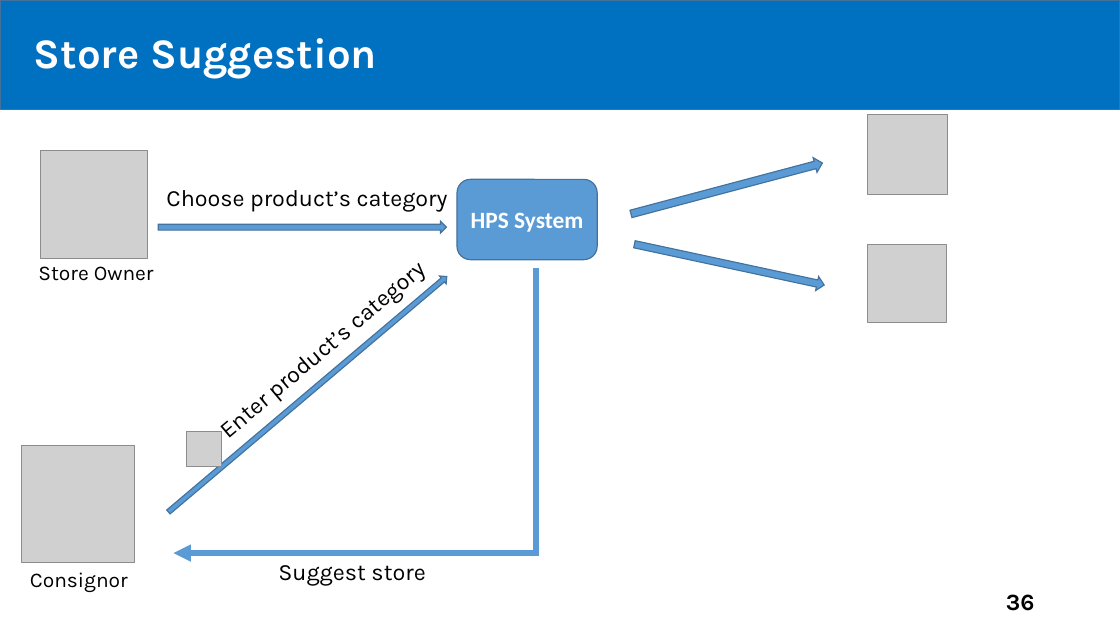
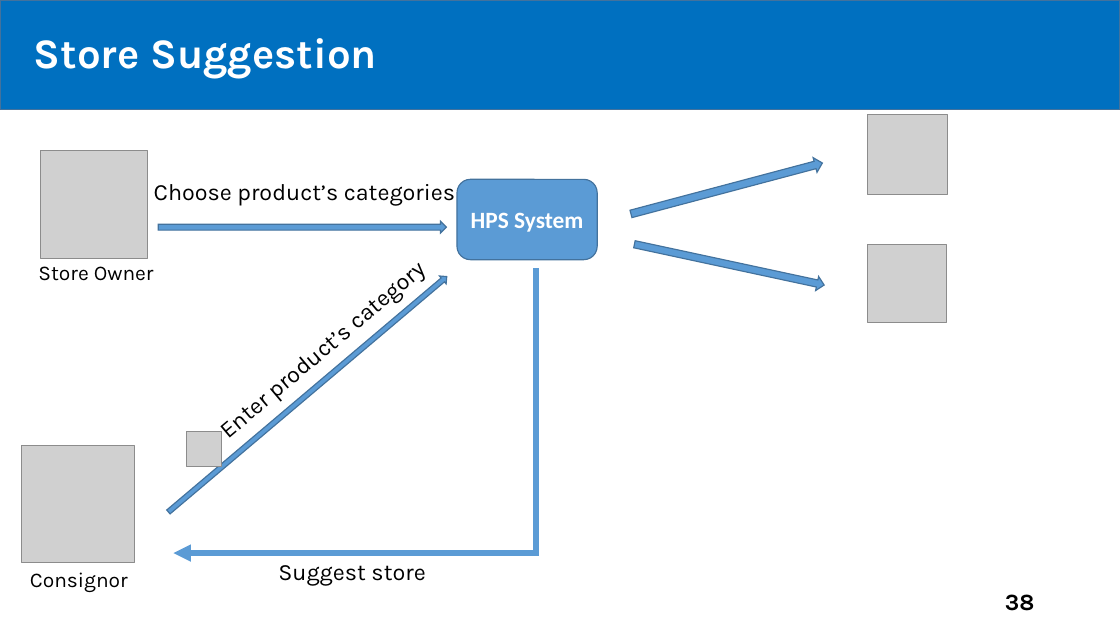
Before and after one commit to tiendan3108/CP, a slide deck: slide 38 of Source/Presentation/PreFinalPresentation.pptx (slide 36 before the commit). Drawn at 1120x630 pixels with LibreOffice and Linux fonts; fonts in the diff are those of the drawing; grey boxes stand for pictures. Boxes give left, top, right and bottom in pixels: in the first picture for what was removed or moved away, otherwise in the second. Text is boxed around its words. In the diff, an @@ line names an element or a change of style, - is before the commit and + after.

```diff
--- a/Source/Presentation/PreFinalPresentation.pptx
+++ b/Source/Presentation/PreFinalPresentation.pptx
@@ text at [154, 184, 455, 206]: text changed @@
-Choose product’s category
+Choose product’s categories
@@ page number at [1005, 594, 1035, 611]: text changed @@
-36
+38
```
Also in this commit, not shown: 5 other slides changed, 20 slides added.
